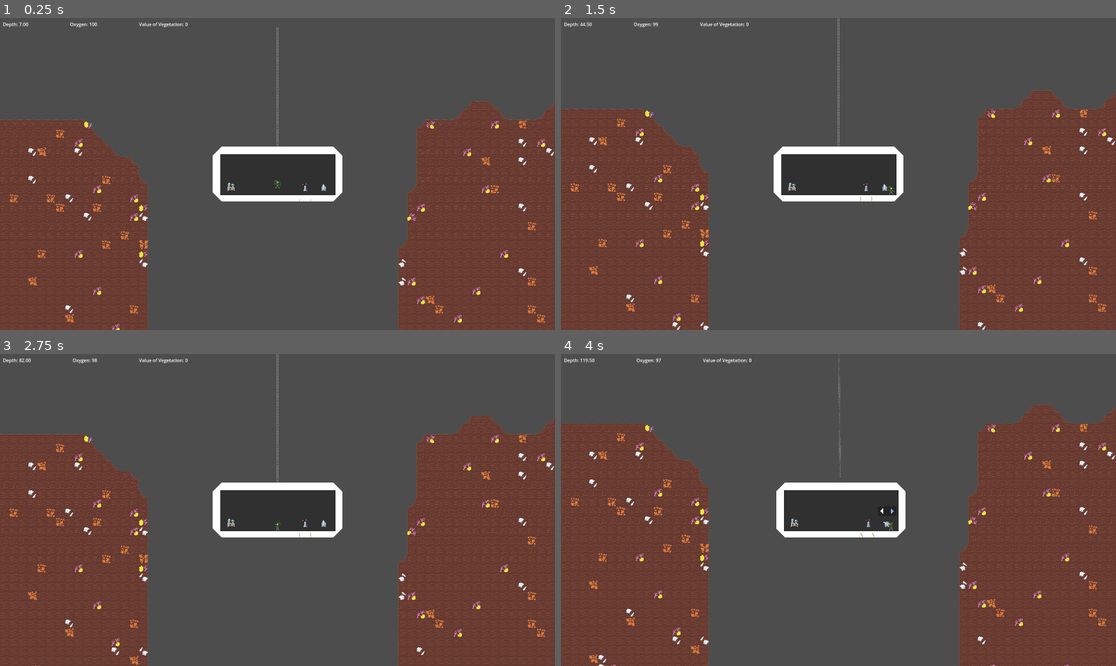
Above: before the commit, frames 1-4 (two rows, left to right).
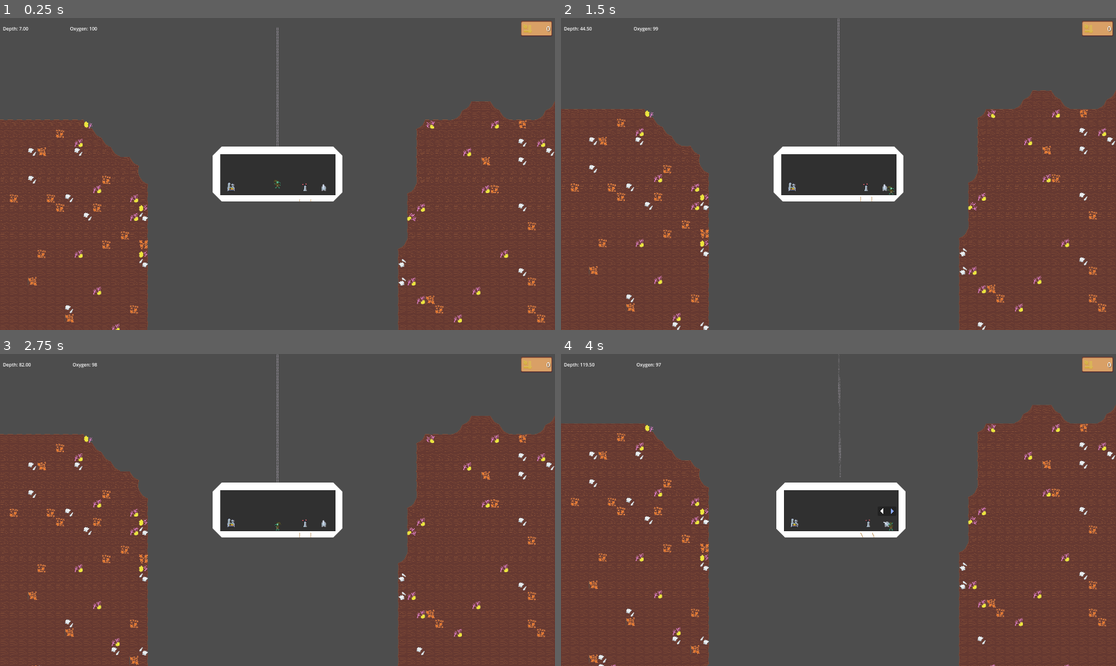
Above: after the commit, the same moments.

Repository: DSurguy/spring-2024-2d-jam
Game: Godot game, scene res://scenes/GameScene/GameScene.tscn
Two runs of this game, one before a commit and one after it. Both use one fixed random seed, a clock stepped at 60 frames per second and the inputs below. This scene is started directly instead of the project's main scene. Sound files missing from this copy of the repository are replaced by a short silence.
Inputs (mouse positions are in pixels of both pictures, inside the frame that each line leads up to):
- Up to frame 1 (0.25 s): no input
- Up to frame 2 (1.5 s): tap Enter (ui_accept) at 0.5, 0.77 s; move the mouse to (960, 158) at 0.52 s; hold D (move_right) from 0.53 s (still down); tap Down (aim_down) at 0.6 s; move the mouse to (727, 189) at 1.27 s; tap Left (aim_left) at 1.35 s
- Up to frame 3 (2.75 s): tap Enter (ui_accept) at 1.52 s; move the mouse to (333, 441) at 2.02 s; release D (move_right) at 2.03 s; hold A (move_left) from 2.03 s (still down); tap Right (aim_right) at 2.1 s
- Up to frame 4 (4 s): move the mouse to (810, 572) at 2.77 s; release A (move_left) at 2.78 s; hold D (move_right) from 2.78 s (still down); tap Up (aim_up) at 2.85 s; tap Enter (ui_accept) at 3.02, 3.77 s; move the mouse to (1005, 556) at 3.52 s; tap E (interact) at 3.6 s

The runs differ from the first frame. In frame 1, 0.5% of the frame differs, in the area x 0-100%, y 0-6%; in frame 2, 0.5%; in frame 3, 0.5%; in frame 4, 0.5%.

Commit message:
Show points as money

Diff:
--- a/scenes/UI/Level/LevelProgress/LevelProgressUI.gd
+++ b/scenes/UI/Level/LevelProgress/LevelProgressUI.gd
@@ -3,11 +3,11 @@
 @export var submarine_node: Node2D = Node2D.new()
 @onready var label = $MarginContainer/HBoxContainer/Label
 @onready var oxy_label = $MarginContainer/HBoxContainer/OxygenLabel
-@onready var score_label = $MarginContainer/HBoxContainer/ScoreLabel
+@onready var score_label = $MarginContainer/TextureRect/MarginContainer/MoneyLabel
 
 var format_string = "Depth: %.2f"
 var oxy_format_string = "Oxygen: %d"
-var score_format_string = "Value of Vegetation: %d"
+var score_format_string = "%d"
 
 func _ready():
 	if submarine_node == null:
--- a/scenes/UI/Level/LevelProgress/LevelProgressUI.tscn
+++ b/scenes/UI/Level/LevelProgress/LevelProgressUI.tscn
@@ -1,6 +1,7 @@
-[gd_scene load_steps=4 format=3 uid="uid://c2bwsfdj3jefd"]
+[gd_scene load_steps=7 format=3 uid="uid://c2bwsfdj3jefd"]
 
 [ext_resource type="Script" path="res://scenes/UI/Level/LevelProgress/LevelProgressUI.gd" id="1_aosjc"]
+[ext_resource type="Texture2D" uid="uid://c6l1afpff4r0u" path="res://assets/sprites/money.png" id="2_wbdyx"]
 
 [sub_resource type="SystemFont" id="SystemFont_wk0xc"]
 font_names = PackedStringArray("Comic Sans MS")
@@ -9,6 +10,14 @@
 
 [sub_resource type="LabelSettings" id="LabelSettings_ass80"]
 font = SubResource("SystemFont_wk0xc")
+
+[sub_resource type="SystemFont" id="SystemFont_q218i"]
+oversampling = 4.0
+
+[sub_resource type="LabelSettings" id="LabelSettings_s41hw"]
+font = SubResource("SystemFont_q218i")
+font_size = 24
+shadow_color = Color(0, 0, 0, 0.588235)
 
 [node name="LevelProgressUI" type="Control"]
 layout_mode = 3
@@ -23,7 +32,7 @@
 layout_mode = 1
 anchors_preset = 10
 anchor_right = 1.0
-offset_bottom = 33.0
+offset_bottom = 64.0
 grow_horizontal = 2
 theme_override_constants/margin_left = 10
 theme_override_constants/margin_top = 10
@@ -43,7 +52,25 @@
 text = "Oxygen: X"
 label_settings = SubResource("LabelSettings_ass80")
 
-[node name="ScoreLabel" type="Label" parent="MarginContainer/HBoxContainer"]
+[node name="TextureRect" type="TextureRect" parent="MarginContainer"]
+texture_filter = 1
 layout_mode = 2
-text = "Oxygen: X"
-label_settings = SubResource("LabelSettings_ass80")
+size_flags_horizontal = 8
+texture = ExtResource("2_wbdyx")
+expand_mode = 3
+
+[node name="MarginContainer" type="MarginContainer" parent="MarginContainer/TextureRect"]
+layout_mode = 1
+anchors_preset = 15
+anchor_right = 1.0
+anchor_bottom = 1.0
+grow_horizontal = 2
+grow_vertical = 2
+theme_override_constants/margin_right = 6
+
+[node name="MoneyLabel" type="Label" parent="MarginContainer/TextureRect/MarginContainer"]
+layout_mode = 2
+size_flags_horizontal = 8
+text = "9999
+"
+label_settings = SubResource("LabelSettings_s41hw")
Binary file added: assets/money.aseprite
Binary file added: assets/sprites/money.png
Not shown, added: assets/sprites/money.png.import
